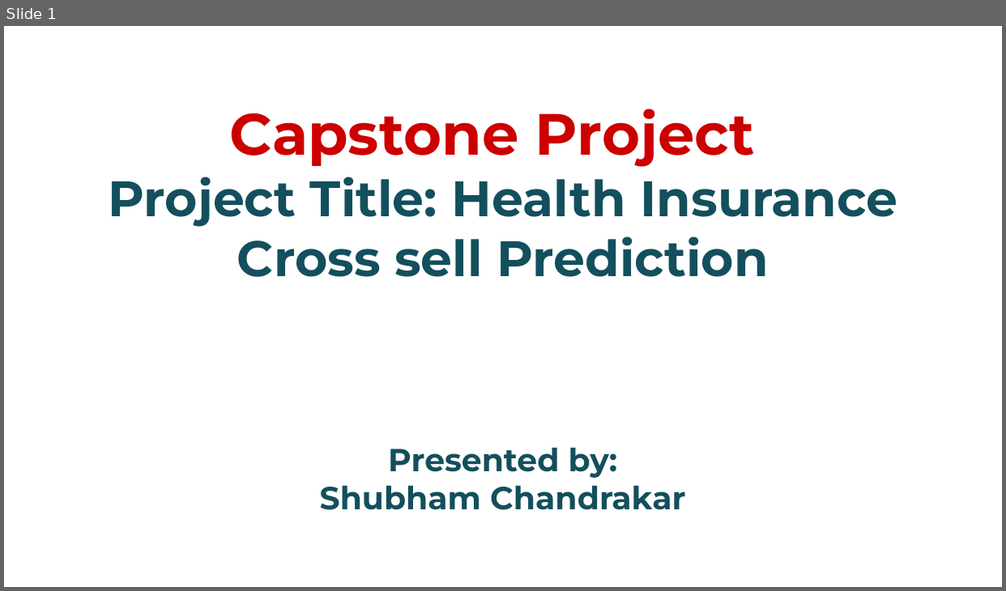
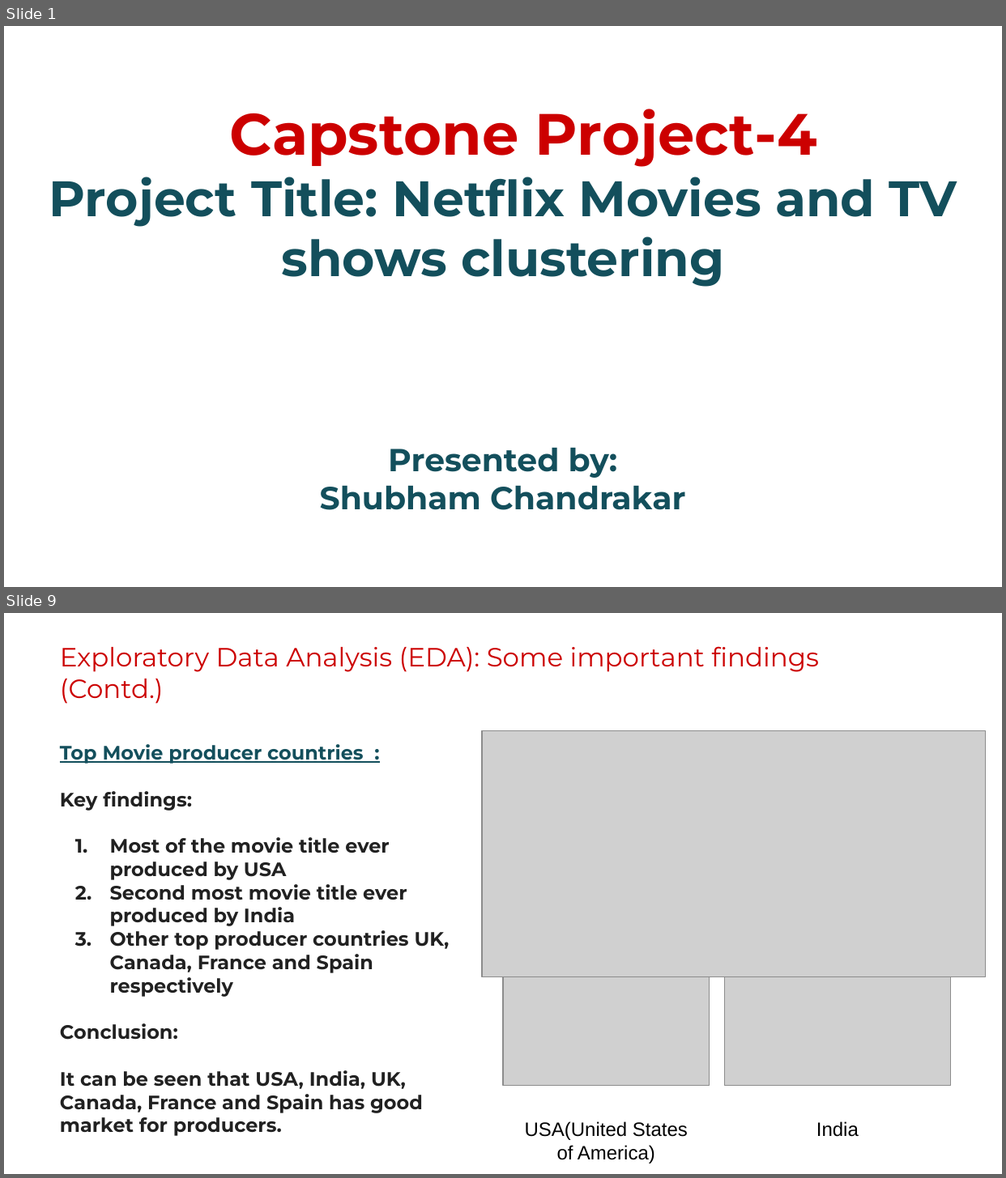
Before and after one commit to chandrakar-shubham/health-insurance-cross-sell-prediction, a slide deck: Project_presentation.pptx. Shown one above the other, each under a label of ours: slide 1 before the commit, slides 1 and 9 after it; the slides between them are not shown. The pictures are 1006x591 and 1006x1178 pixels, drawn with LibreOffice and Linux fonts; fonts in the diff are those of the drawing; grey boxes stand for pictures; background and template pictures are left out. Boxes give left, top, right and bottom in pixels: in the first picture for what was removed or moved away, otherwise in the second. Text is boxed around its words. In the diff, an @@ line names an element or a change of style, - is before the commit and + after.

```diff
--- a/Project_presentation.pptx
+++ b/Project_presentation.pptx
@@ slide 9 added at (4, 613, 1002, 1174), background #FFFFFF @@
@@ text added at (60, 646, 819, 704), 19 pt, text #CC0000 @@
+Exploratory Data Analysis (EDA): Some important findings (Contd.)
@@ picture added at (482, 730, 985, 977) @@
@@ text added at (60, 744, 450, 1136), 14 pt, text #212121, bold @@
+Top Movie producer countries :
+Key findings:
+1. Most of the movie title ever produced by USA
+2. Second most movie title ever produced by India
+3. Other top producer countries UK, Canada, France and Spain respectively
+Conclusion:
+It can be seen that USA, India, UK, Canada, France and Spain has good market for producers.
@@ picture added at (503, 977, 710, 1086) @@
@@ picture added at (725, 977, 950, 1086) @@
@@ text added at (525, 1122, 688, 1164), 14 pt, text #000000 @@
+USA(United States of America)
@@ text added at (816, 1122, 859, 1137), 14 pt, text #000000 @@
+India
@@ slide 1 changed as well @@
@@ title at (49, 109, 957, 287): text changed @@
-Capstone Project
-Project Title: Health Insurance Cross sell Prediction
+Capstone Project-4
+Project Title: Netflix Movies and TV shows clustering
```
Also in this commit, not shown: 15 other slides added, 22 slides removed.
